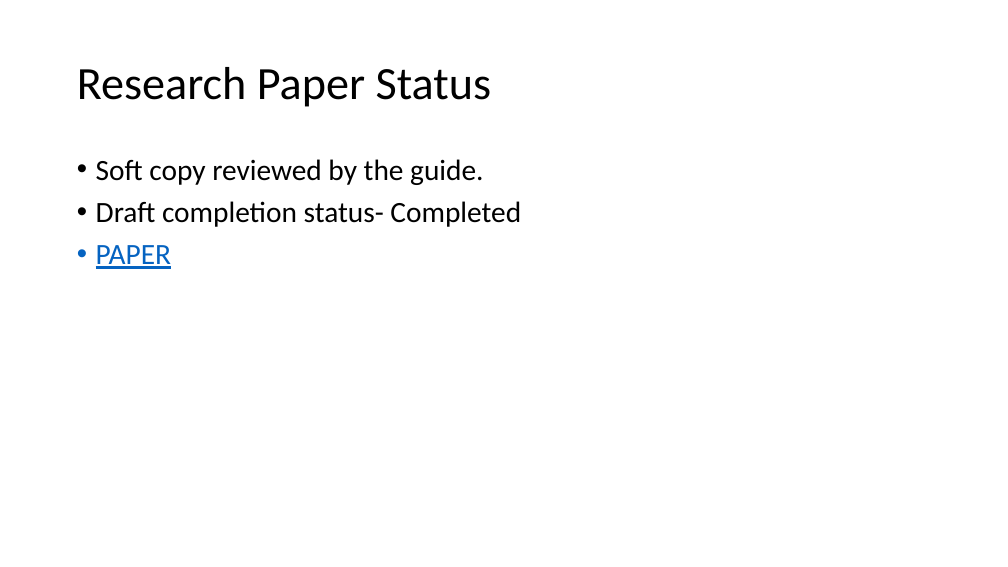
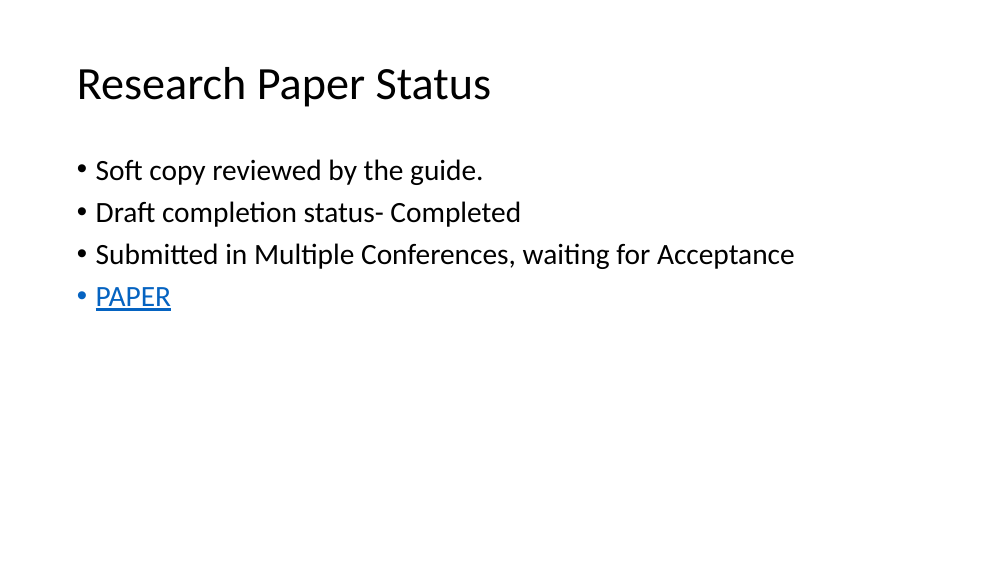
Before and after one commit to vaibhav9246/Virtual-Interactive-Board, a slide deck: slide 12 of final.pptx. Drawn at 1008x567 pixels with LibreOffice and Linux fonts; fonts in the diff are those of the drawing. Boxes give left, top, right and bottom in pixels: in the first picture for what was removed or moved away, otherwise in the second. Text is boxed around its words. In the diff, an @@ line names an element or a change of style, - is before the commit and + after.

```diff
--- a/final.pptx
+++ b/final.pptx
@@ text at (96,243,795,269): paragraph added @@
+• Submitted in Multiple Conferences, waiting for Acceptance
```
Also in this commit, not shown: 2 other slides changed.
